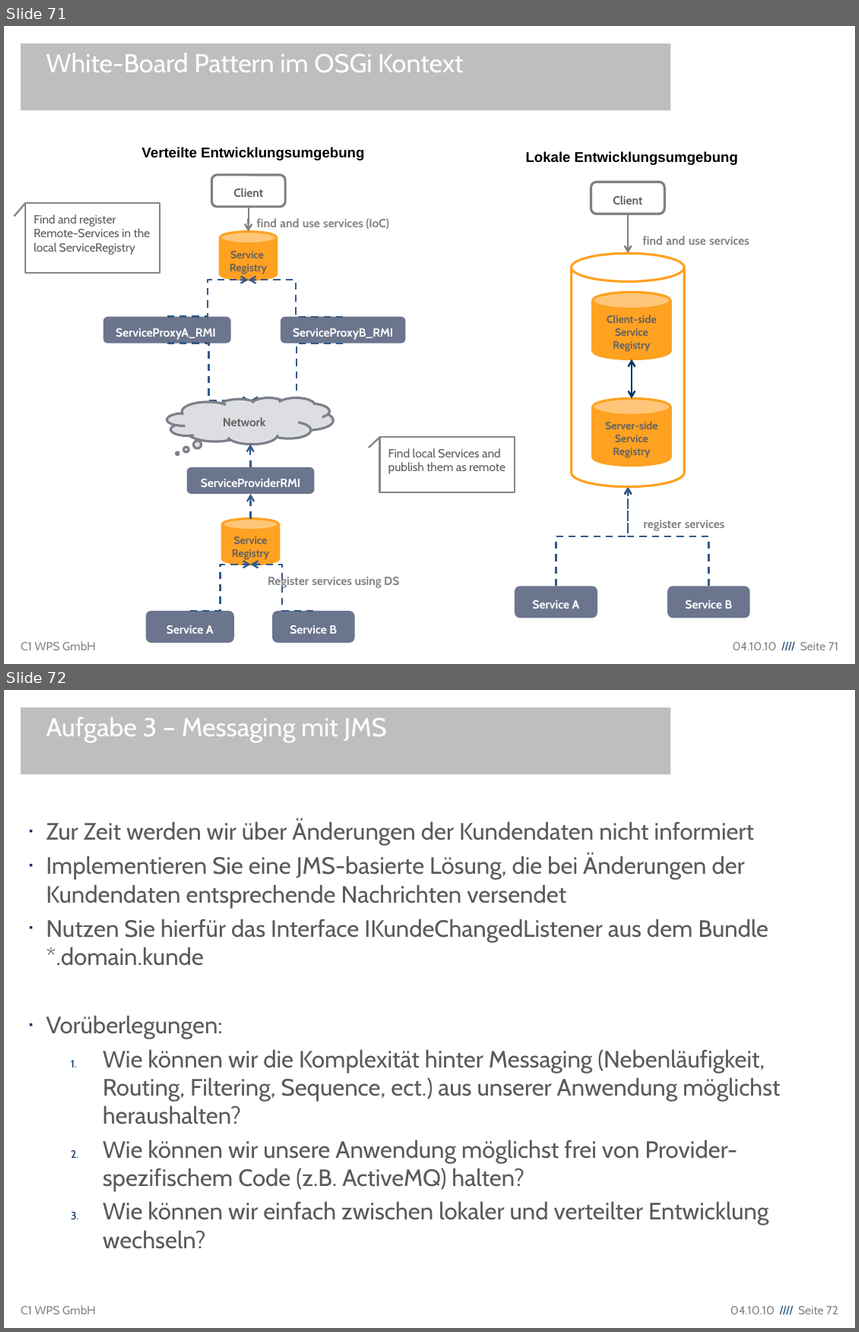
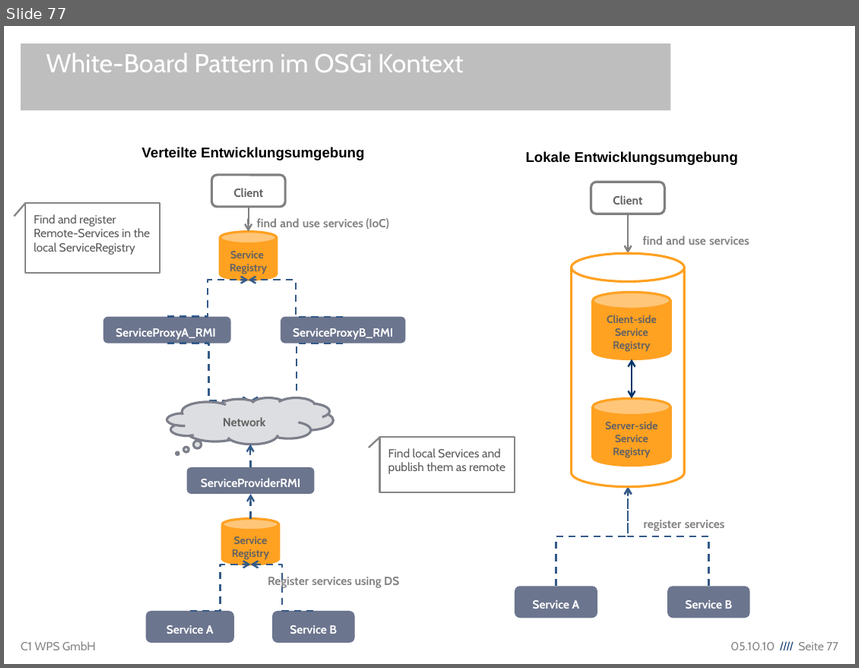
Before and after one commit to lemmy/org.eclipse.ecf.winterschool, a slide deck: org.eclipse.ecf.winterschool/EclipseCommunicationFramework.odp. Shown one above the other, each under a label of ours: slides 71 and 72 before the commit, slide 77 after it. The pictures are 859x1332 and 859x668 pixels, drawn with LibreOffice and Linux fonts; fonts in the diff are those of the drawing; background and template pictures are left out. Boxes give left, top, right and bottom in pixels: in the first picture for what was removed or moved away, otherwise in the second. Text is boxed around its words. In the diff, an @@ line names an element or a change of style, - is before the commit and + after.

```diff
--- a/org.eclipse.ecf.winterschool/EclipseCommunicationFramework.odp
+++ b/org.eclipse.ecf.winterschool/EclipseCommunicationFramework.odp
@@ slide 72 removed at [4,690,855,1328], background #FFFFFF; not listed: 2 template elements that a slide beside it also shows @@
@@ title removed at [21,708,671,775] @@
-Aufgabe 3 – Messaging mit JMS
@@ text removed at [46,820,780,1249] @@
-▪ Zur Zeit werden wir über Änderungen der Kundendaten nicht informiert
-▪ Implementieren Sie eine JMS-basierte Lösung, die bei Änderungen der Kundendaten entsprechende Nachrichten versendet
-▪ Nutzen Sie hierfür das Interface IKundeChangedListener aus dem Bundle *.domain.kunde
-▪ Vorüberlegungen:
-  1. Wie können wir die Komplexität hinter Messaging (Nebenläufigkeit, Routing, Filtering, Sequence, ect.) aus unserer Anwendung möglichst heraushalten?
-  2. Wie können wir unsere Anwendung möglichst frei von Provider-spezifischem Code (z.B. ActiveMQ) halten?
-  3. Wie können wir einfach zwischen lokaler und verteilter Entwicklung wechseln?
@@ what was slide 71 is now slide 77 @@
@@ text at [731,642,839,651]: text changed @@
-04.10.10 //// Seite 71
+05.10.10 //// Seite 77
```
Also in this commit, not shown: 23 slides changed, 8 slides added, 2 other slides removed.
